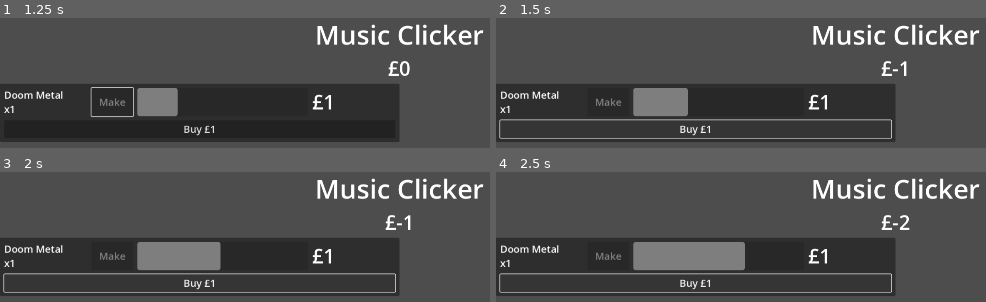
Above: before the commit, frames 1-4 (two rows, left to right).
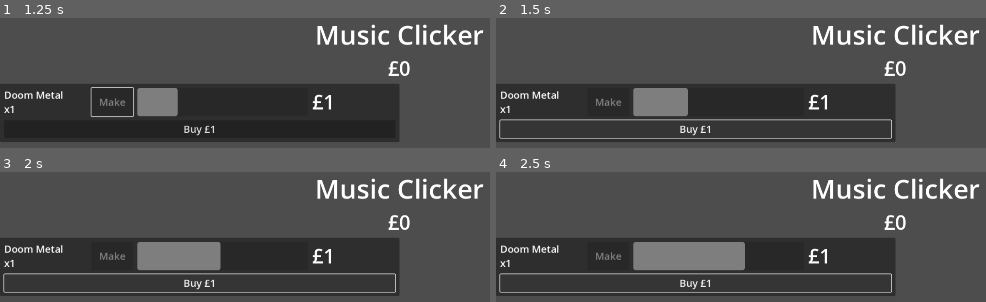
Above: after the commit, the same moments.

Repository: phrasmotica/music-clicker
Game: Godot game, scene res://game.tscn
Same seed, same stepped clock (60 frames per second), same inputs: the game is played once before the commit and once after it.
Inputs:
- Up to frame 1 (1.25 s): click "Make" at 0.5 s
- Up to frame 2 (1.5 s): click "Buy £1" at 1.25 s
- Up to frame 3 (2 s): no input
- Up to frame 4 (2.5 s): click "Buy £1" at 2 s

Frame 1 is identical in both runs. In frame 2, 0.4% of the frame differs, in the area x 78-84%, y 33-45%; in frame 3, 0.4%; in frame 4, 0.4%, in the area x 78-85%, y 33-45%.

Commit message:
Send a successfully bought product back to the product meter

Diff:
--- a/game.tscn
+++ b/game.tscn
@@ -39,6 +39,7 @@
 size_flags_horizontal = 3
 product = ExtResource("4_2c385")
 
+[connection signal="product_bought" from="ScoreManager" to="VBoxContainer/GridContainer/ProductMeter0" method="_on_score_manager_product_bought"]
 [connection signal="score_changed" from="ScoreManager" to="UIManager" method="_on_score_manager_score_changed"]
 [connection signal="buy_product" from="VBoxContainer/GridContainer/ProductMeter0" to="ScoreManager" method="_on_product_buy_product"]
 [connection signal="made_product" from="VBoxContainer/GridContainer/ProductMeter0" to="ScoreManager" method="_on_product_0_made_product"]
--- a/scripts/product_meter.gd
+++ b/scripts/product_meter.gd
@@ -102,3 +102,7 @@
 	make_button.disabled = true
 
 	make()
+
+func _on_score_manager_product_bought(p: Product) -> void:
+	if product == p:
+		_amount += 1
--- a/scripts/score_manager.gd
+++ b/scripts/score_manager.gd
@@ -3,13 +3,17 @@
 var _score: int = 0
 
 signal score_changed(score: int)
+signal product_bought(product: Product)
 
 func _on_product_0_made_product(reward: int) -> void:
 	_score += reward
 	score_changed.emit(_score)
 
 func _on_product_buy_product(product: Product) -> void:
-	# TODO: don't allow this if we can't afford it
+	if _score < product.base_cost:
+		return
+
 	_score -= product.base_cost
 
 	score_changed.emit(_score)
+	product_bought.emit(product)
